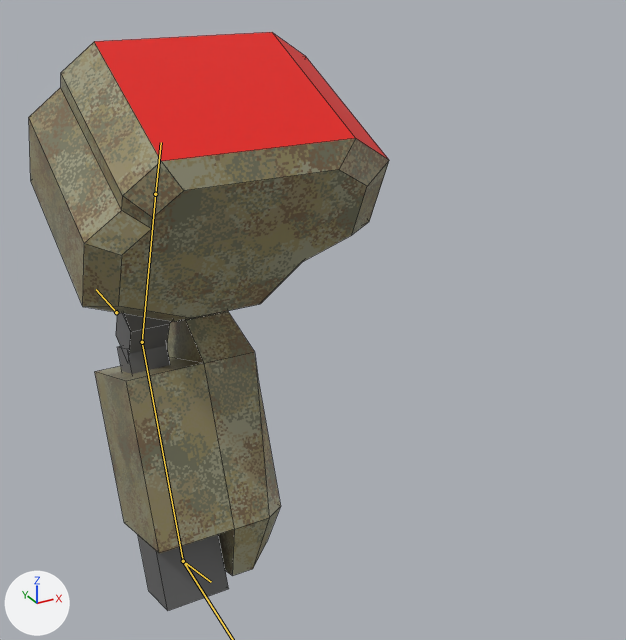
An edit to the Blender file resources/mechparts/arml/mech_arml05.blend, drawn before and after from the same camera.
Camera for both pictures: a camera (50 mm lens) standing at (-0.261, -1.304, 0.373) and looking at (0.342, -0.206, -0.176). Every picture has the same lights, and +X, +Y and +Z are marked at lower left. The bones that bend it are drawn over the model as lines. Mesh edges are drawn as thin lines.

The first picture shows 'arm'.
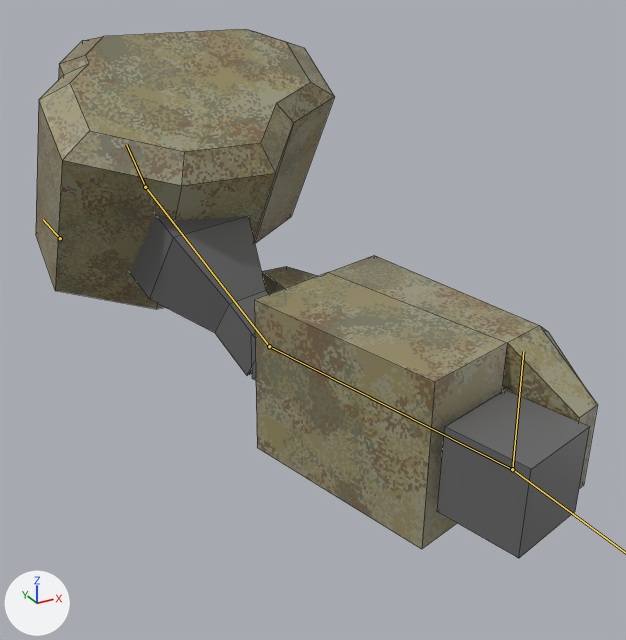
The newer file adds an action. The first version stands in its rest pose; the second is drawn at frame 10 of the action 'shoot'.

What differs and where, as boxes [x1, y1, x2, y2] in the pictures (626 x 640 px):
'arm', posed (56% wider, 9% shorter)
    before: [29, 32, 389, 611]
    after: [36, 29, 598, 558]
bone 'arm_ik_pole', root to tip
    before: (116, 312) to (96, 289)
    after: (60, 238) to (43, 219)
bone 'upper', root to tip
    before: (155, 194) to (142, 342)
    after: (145, 187) to (269, 346)
bone 'shoulder', root to tip
    before: (155, 194) to (161, 142)
    after: (145, 187) to (126, 144)

Patch to the scene script:
```diff
--- a/resources/mechparts/arml/mech_arml05.blend.py
+++ b/resources/mechparts/arml/mech_arml05.blend.py
@@ bone_arm_ik_pole @@
 bone_arm_ik_pole = bpy.data.objects['Armature'].pose.bones['arm_ik_pole']
-bone_arm_ik_pole.location = (0.0, 0.0, 0.0)
+bone_arm_ik_pole.location = (-0.083, 0.05, 0.156)
@@ bone_arm_ik_target @@
 bone_arm_ik_target = bpy.data.objects['Armature'].pose.bones['arm_ik_target']
-bone_arm_ik_target.location = (0.0, 0.0, 0.0)
+bone_arm_ik_target.location = (-0.2, 0.65, 0.521)
@@ bone_upper @@
 bone_upper = bpy.data.objects['Armature'].pose.bones['upper']
-bone_upper.location = (0.0, 0.0, 0.0)
+bone_upper.location = (0.0, 0.021, -0.046)
@@ bone_shoulder @@
 bone_shoulder = bpy.data.objects['Armature'].pose.bones['shoulder']
-bone_shoulder.location = (0.0, 0.0, 0.0)
+bone_shoulder.location = (0.0, -0.021, -0.045)
```
